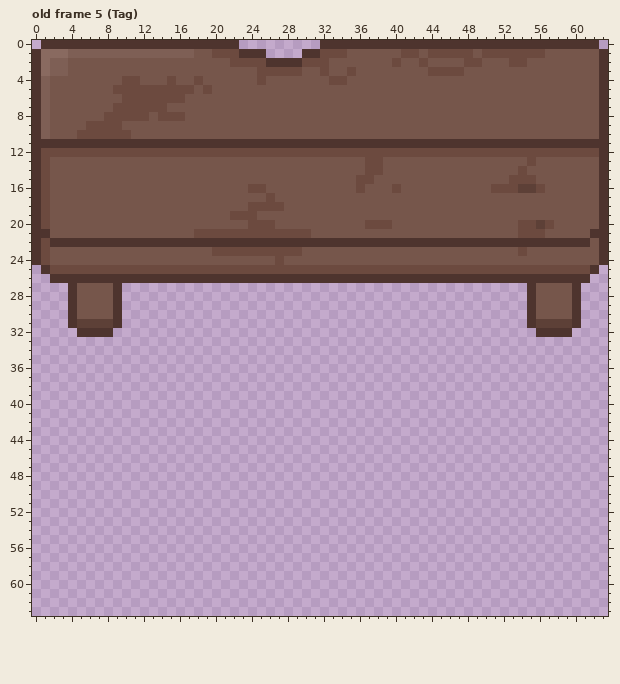
One commit to this pixel-art file: Assets/Sprites/Furniture/Furniture 64.aseprite. The first picture shows the starting point.
64x64 pixels, 12 frames. Colours within 5 levels of each other are drawn and written as one. Shown: old frame 5 (Tag). The commit also changed other frames, which this record leaves out.
The result:
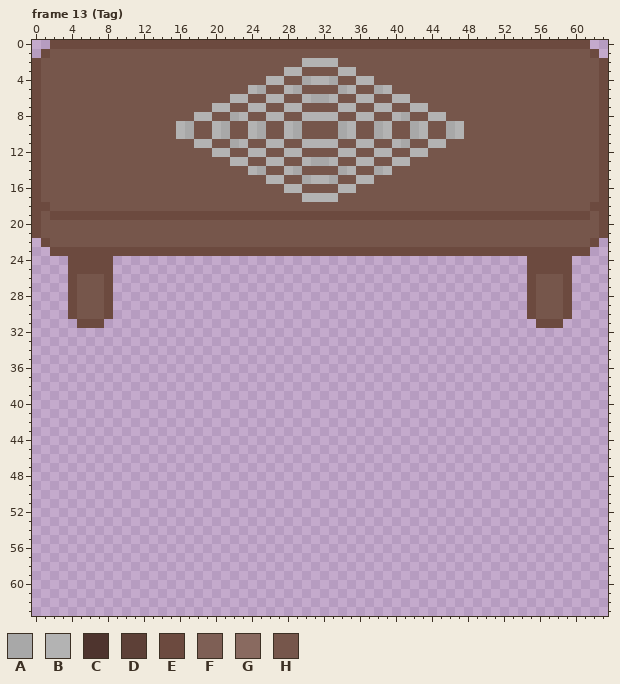
Palette (. is transparent): A #a8a8a8  B #b3b3b3  C #4e342e  D #5d4037  E #6c4a3f  F #7e5f55  G #896a60  H #76564b
A new or re-ordered frame is compared with the old frame closest to it.
Log entry: Fancy furniture set
Change:
frames 12 -> 16
Changed rows in their new state; - is an unchanged pixel.
Frame 13 (Tag) is new; against old frame 5 (Tag), layers "Decorations", "Base":
first column x 0:
 0 -.EEEEEEEEEEEEEEEEEEEEEEEEEEEEEEEEEEEEEEEEEEEEEEEEEEEEEEEEEEEE.-
 1 .EHHHHHHHHHHHHHHHH--HHHHHHHHHHHHHHH------HH-HHHHH-HHHHHHH-----E.
 2 EHHH------------------HHHHHHHHBBBB------H--H----HH---HH--------E
 3 EHHH---------------------HHHBB--H-BB--------HHHH---------------E
 4 EH--------HH---H--H------HBB--ABBAH-BB-------------------------E
 5 EH-------HHHHHHHHH-H----BA--BA----AB--AB-----------------------E
 6 EH--------HHHHHHH-----BB--BB--BAAB--BB--BB---------------------E
 7 EH-------HHHHHH-----BB--BB--BB----BB--BB--BB-------------------E
 8 EH------HHHHH-HHH-BB--AB--BB--BBBB--BB--BA--BB-----------------E
 9 EH----HHHH------BA--BA--BA--BA----AB--AB--AB--AB---------------E
10 EH---HHHHHH-----BA--BA--BA--BA----AB--AB--AB--AB---------------E
11 EHHHHHHHHHHHHHHHHHBBHHABHHBBHHBBBBHHBBHHBAHHBBHHHHHHHHHHHHHHHHHE
12 EHHHHHHHHHHHHHHHHHHHBBHHBBHHBBHHHHBBHHBBHHBBHHHHHHHHHHHHHHHHHHHE
13 EH--------------------BB--BB--BAAB--BBH-BB-------------H-------E
14 EH----------------------BA--BA----AB-HAB--------------H--------E
15 EH------------------------BB--ABBA--BB---------------HHH-------E
16 EH----------------------HH--BB----BBH---H----------HHHHHH------E
17 EH------------------------H---BBBB-----------------------------E
18 E-----------------------HHHH----------------------------------EE
19 EHEEEEEEEEEEEEEEEEEEEE---EEEEEEEEEEEEEEEEEEEEEEEEEEEEEEEEEEEEE-E
20 EH----------------------HHH----------HHH--------------HHHH-----E
21 EH----------------HHHHHHHHHHHHH-----------------------HHH-----HE
22 .-HHHHHHHHHHHHHHHHHHHHHHHHHHHHHHHHHHHHHHHHHHHHHHHHHHHHHHHHHHHHE.
23 ..EEEEEEEEEEEEEEEEEE----------EEEEEEEEEEEEEEEEEEEEEEEE-EEEEEEE..
24 ....EEEEE..............................................EEEEE....
25 -...-----..............................................-----...-
26 --..EHHHE..............................................EHHHE..--
27 ----E---E.---------------------------------------------E---E.---
28 ----E---E.---------------------------------------------E---E.---
29 ----E---E.---------------------------------------------E---E.---
30 ----E---E.---------------------------------------------E---E.---
31 ----.EEE..---------------------------------------------.EEE..---
32 -----....-----------------------------------------------....----
Changed places in both pictures, as pixel boxes (x1, y1, x2, y2):
changed: (32, 40, 608, 337)
